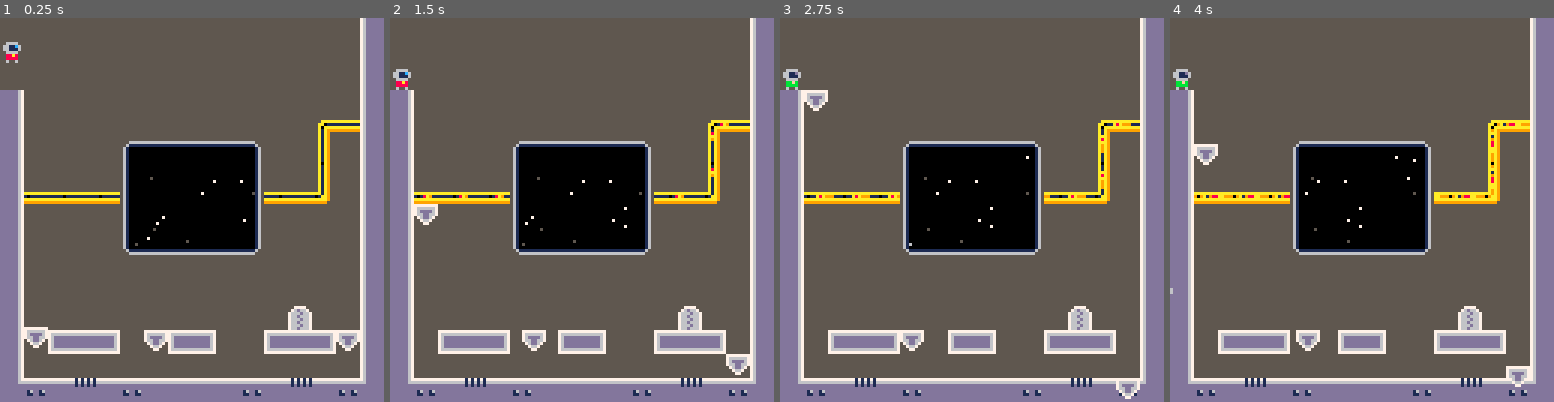
Above: before the commit, frames 1-4 (left to right).
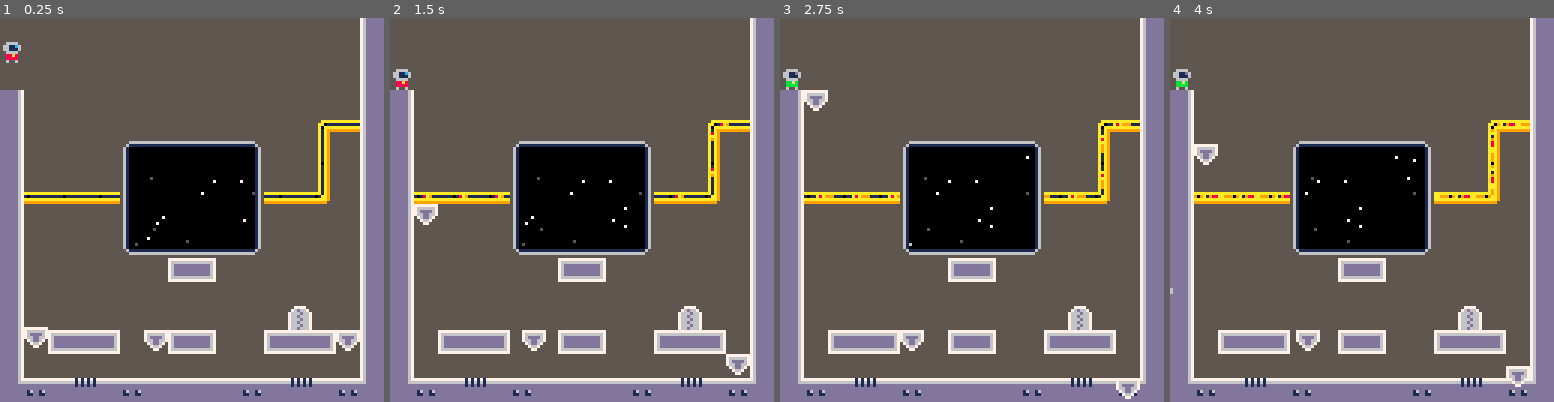
Above: after the commit, the same moments.

Repository: jgradim/gameoff-2020
Game: PICO-8 cartridge moonshot.p8
Same seed, same stepped clock (60 frames per second), same inputs: the game is played once before the commit and once after it.
Inputs:
- Up to frame 1 (0.25 s): no input
- Up to frame 2 (1.5 s): tap O (Z key) at 0.33, 0.7, 1.43 s; tap X (X key) at 1.07 s
- Up to frame 3 (2.75 s): hold Left 1.97-2.37 s; tap X (X key) at 2.07, 2.4, 2.73 s; tap O (Z key) at 2.22 s; hold Down from 2.42 s (still down)
- Up to frame 4 (4 s): release Down at 2.82 s; hold Right 2.87-3.53 s; tap X (X key) at 3.07, 3.4, 3.73 s; tap O (Z key) at 3.1, 3.98 s; hold Up from 3.58 s (still down)

The runs differ from the first frame. In frame 1, 0.8% of the frame differs, in the area x 43-57%, y 62-69%; in frame 2, 0.8%; in frame 3, 0.8%; in frame 4, 0.8%.

Commit message:
Add platform for collision testing

Diff:
--- a/moonshot.p8
+++ b/moonshot.p8
@@ -168,7 +168,7 @@
   hitbox.h-=2
  elseif aim=="⬆️" then
   --check top
-  hitbox.y-=1
+  hitbox.y+=obj.dy
   hitbox.h=1
   --adjust for player sprite
   hitbox.y+=1
@@ -1302,7 +1302,7 @@
 50747474745d000000005f747475646300000000000000000000000000000000000000000000000000000000000000000000000000000000000000000000000000000000000000000000000000000000000000000000000000000000000000000000000000000000000000000000000000000000000000000000000000000000
 50646464645d000000005f646464646300000000000000000000000000000000000000000000000000000000000000000000000000000000000000000000000000000000000000000000000000000000000000000000000000000000000000000000000000000000000000000000000000000000000000000000000000000000
 50646464646d6e6e6e6e6f646464646300000000000000000000000000000000000000000000000000000000000000000000000000000000000000000000000000000000000000000000000000000000000000000000000000000000000000000000000000000000000000000000000000000000000000000000000000000000
-5064646464646464646464646464646300000000000000000000000000000000000000000000000000000000000000000000000000000000000000000000000000000000000000000000000000000000000000000000000000000000000000000000000000000000000000000000000000000000000000000000000000000000
+5064646464646444466464646464646300000000000000000000000000000000000000000000000000000000000000000000000000000000000000000000000000000000000000000000000000000000000000000000000000000000000000000000000000000000000000000000000000000000000000000000000000000000
 5064646464646464646464646464646300000000000000000000000000000000000000000000000000000000000000000000000000000000000000000000000000000000000000000000000000000000000000000000000000000000000000000000000000000000000000000000000000000000000000000000000000000000
 5064646464646464646464645464646300000000000000000000000000000000000000000000000000000000000000000000000000000000000000000000000000000000000000000000000000000000000000000000000000000000000000000000000000000000000000000000000000000000000000000000000000000000
 5064444546646444466464444546646300000000000000000000000000000000000000000000000000000000000000000000000000000000000000000000000000000000000000000000000000000000000000000000000000000000000000000000000000000000000000000000000000000000000000000000000000000000
